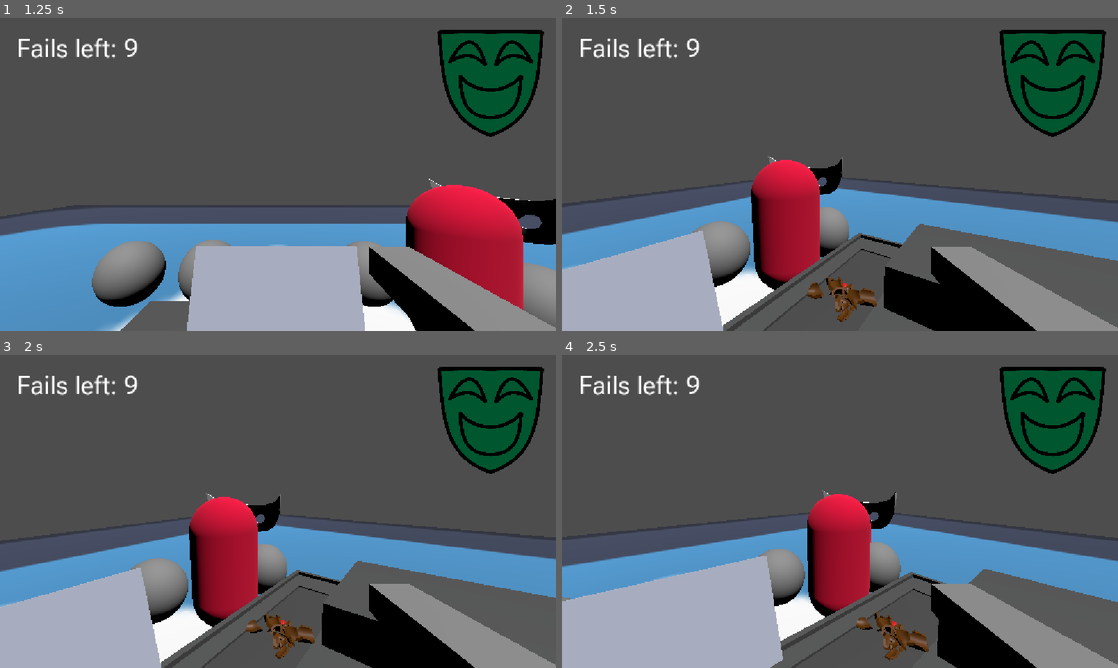
Above: before the commit, frames 1-4 (two rows, left to right).
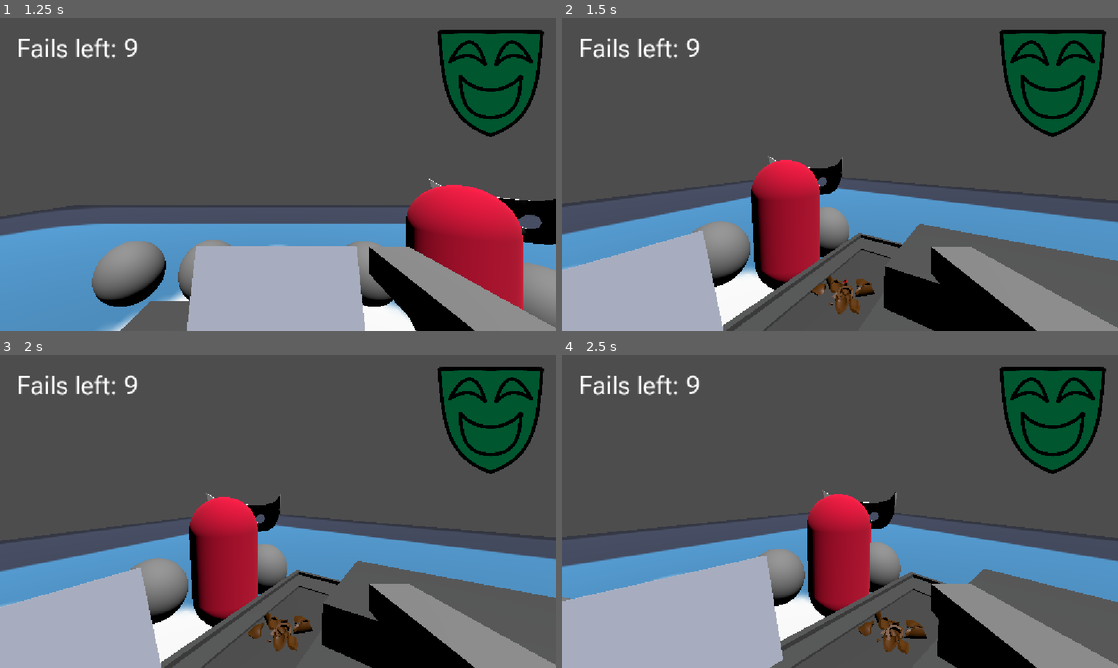
Above: after the commit, the same moments.

Repository: makezig/MaskGame
Game: Godot game, scene res://UI/MainMenu.tscn
The game is run twice, just before and just after one commit, with the same random seed, the same clock (stepped at 60 frames per second) and the same inputs. The engine's default icon, where the game draws it, is replaced by a stand-in: a white triangle on a blue panel in a dark square.
Inputs (mouse positions are in pixels of both pictures, inside the frame that each line leads up to):
- Up to frame 1 (1.25 s): click "Start" at 0.5 s
- Up to frame 2 (1.5 s): move the mouse to (867, 174) at 1.27 s; press the mouse at (867, 174) at 1.28 s
- Up to frame 3 (2 s): no input
- Up to frame 4 (2.5 s): move the mouse to (812, 511) at 2.02 s; release the mouse at (812, 511) at 2.03 s; tap E (Place) at 2.1 s

Frame 1 is identical in both runs. In frame 2, 0.7% of the frame differs, in the area x 44-57%, y 82-98%; in frame 3, 0.7%; in frame 4, 0.8%, in the area x 52-66%, y 82-98%.

Commit message:
register collisions final

Diff:
--- a/mask-game/Scenes/Register_Scene.tscn
+++ b/mask-game/Scenes/Register_Scene.tscn
@@ -28,6 +28,12 @@
 
 [sub_resource type="BoxShape3D" id="BoxShape3D_ggp4w"]
 size = Vector3(0.12719727, 0.25378418, 0.64889526)
+
+[sub_resource type="BoxShape3D" id="BoxShape3D_by7f4"]
+size = Vector3(0.2613144, 0.16944122, 0.051353455)
+
+[sub_resource type="BoxShape3D" id="BoxShape3D_00afn"]
+size = Vector3(0.16046143, 0.024719238, 0.09096527)
 
 [sub_resource type="BoxShape3D" id="BoxShape3D_jsccb"]
 size = Vector3(0.5383911, 0.02835083, 0.15625)
@@ -90,6 +96,14 @@
 transform = Transform3D(1, 0, 0, 0, 1, 0, 0, 0, 1, -0.5091553, 0.12713623, -0.452713)
 shape = SubResource("BoxShape3D_ggp4w")
 
+[node name="CollisionShape3D9" type="CollisionShape3D" parent="Register/StaticBody3D" unique_id=16113029]
+transform = Transform3D(1, 0, 0, 0, 0.9585765, -0.28483525, 0, 0.28483525, 0.9585765, -0.16228867, 0.4021019, 0.06287655)
+shape = SubResource("BoxShape3D_by7f4")
+
+[node name="CollisionShape3D10" type="CollisionShape3D" parent="Register/StaticBody3D" unique_id=524438697]
+transform = Transform3D(1, 0, 0, 0, 1, 0, 0, 0, 1, 0.006378174, 0.34591675, 0.08780289)
+shape = SubResource("BoxShape3D_00afn")
+
 [node name="MoveArea" type="Area3D" parent="Register" unique_id=1639244255]
 
 [node name="CollisionShape3D" type="CollisionShape3D" parent="Register/MoveArea" unique_id=802455014]
